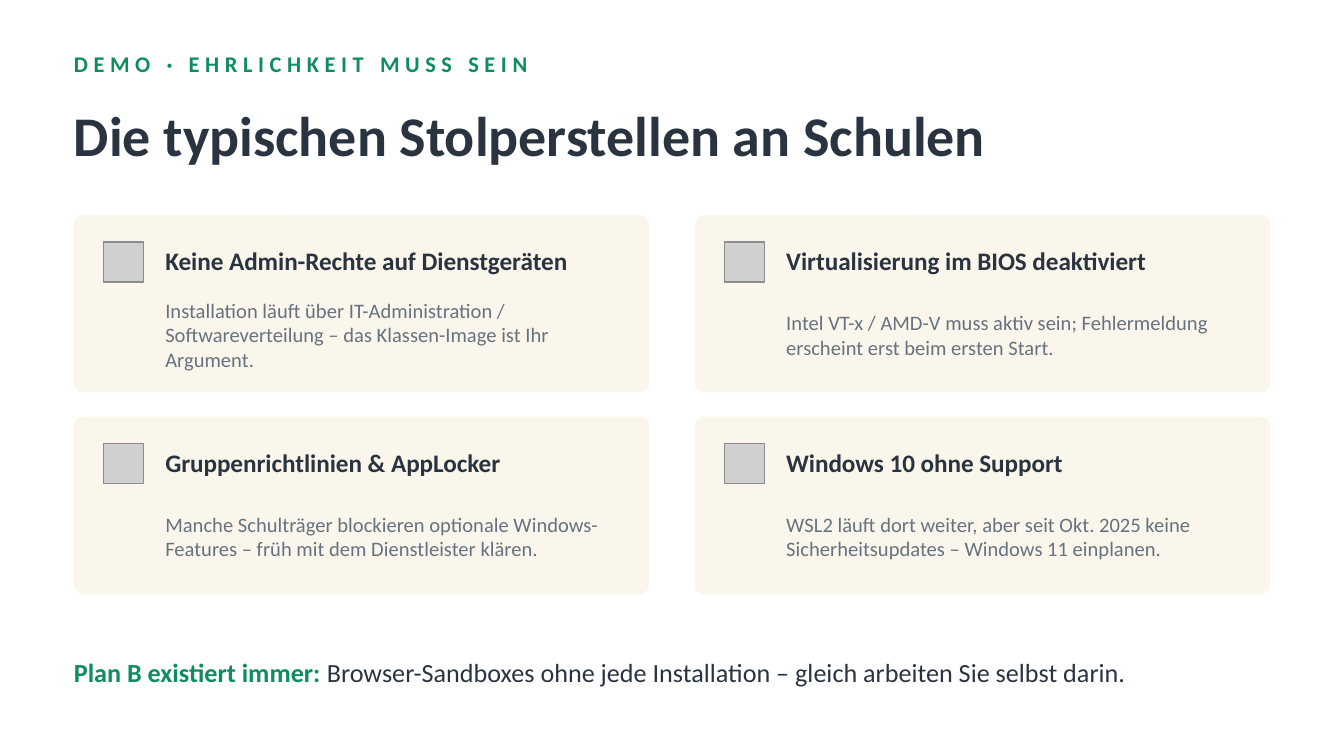
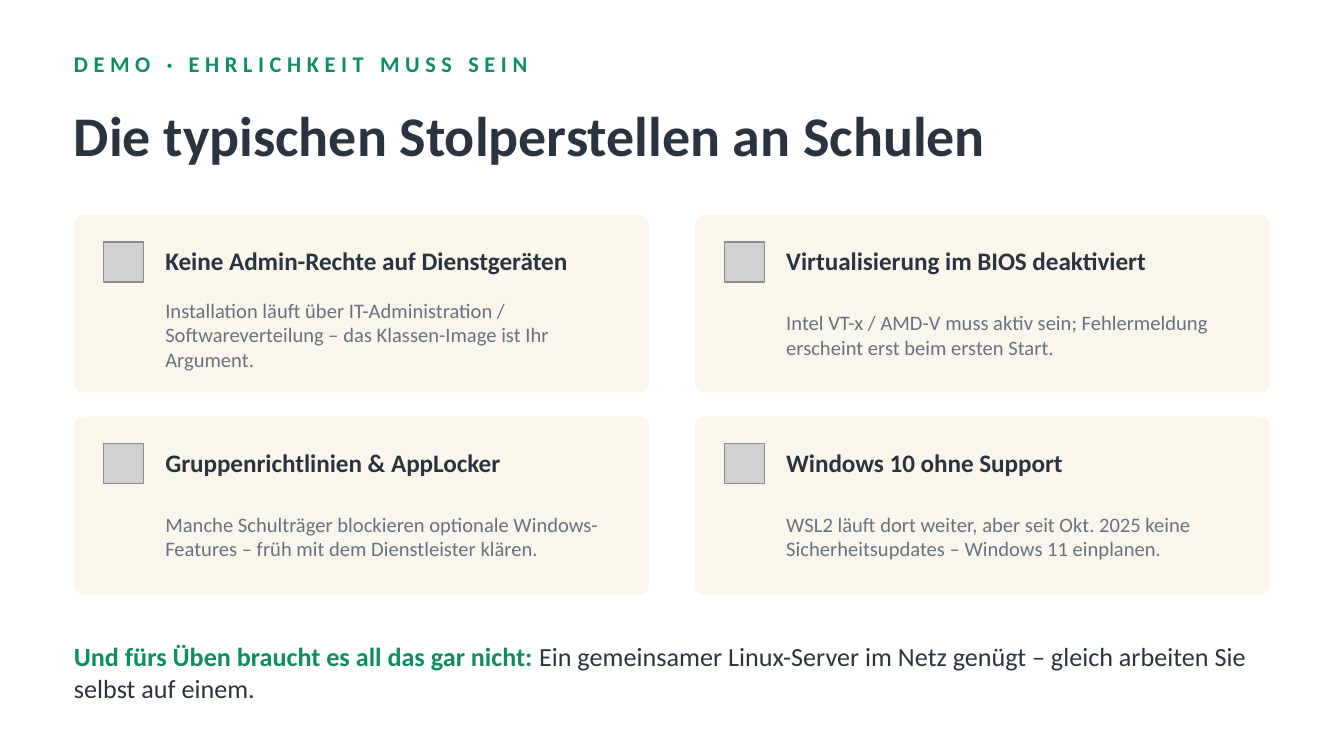
Before and after one commit to HerrZI/wsl2-school-lab, a slide deck: slide 7 of Workshop_WSL2_Linux_unterrichten.pptx. Drawn at 1344x756 pixels with LibreOffice and Linux fonts; fonts in the diff are those of the drawing; grey boxes stand for pictures. Boxes give left, top, right and bottom in pixels: in the first picture for what was removed or moved away, otherwise in the second. Text is boxed around its words. In the diff, an @@ line names an element or a change of style, - is before the commit and + after.

```diff
--- a/Workshop_WSL2_Linux_unterrichten.pptx
+++ b/Workshop_WSL2_Linux_unterrichten.pptx
@@ text at (74, 645, 1246, 698): text changed @@
-Plan B existiert immer: Browser-Sandboxes ohne jede Installation – gleich arbeiten Sie selbst darin.
+Und fürs Üben braucht es all das gar nicht: Ein gemeinsamer Linux-Server im Netz genügt – gleich arbeiten Sie selbst auf einem.
```
Also in this commit, not shown: 3 other slides changed, 1 slide added, 1 slide removed, 6 other files.
